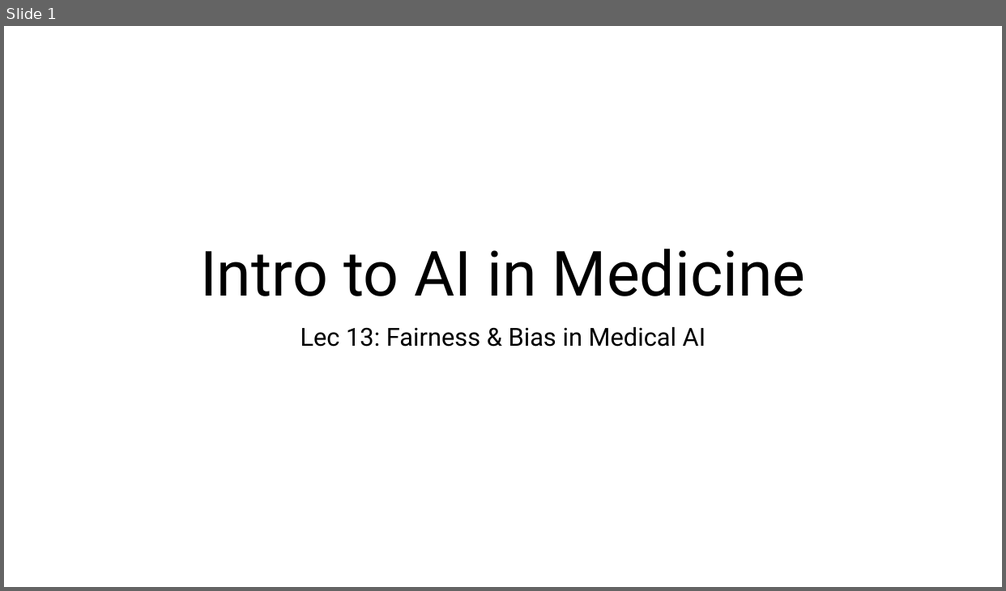
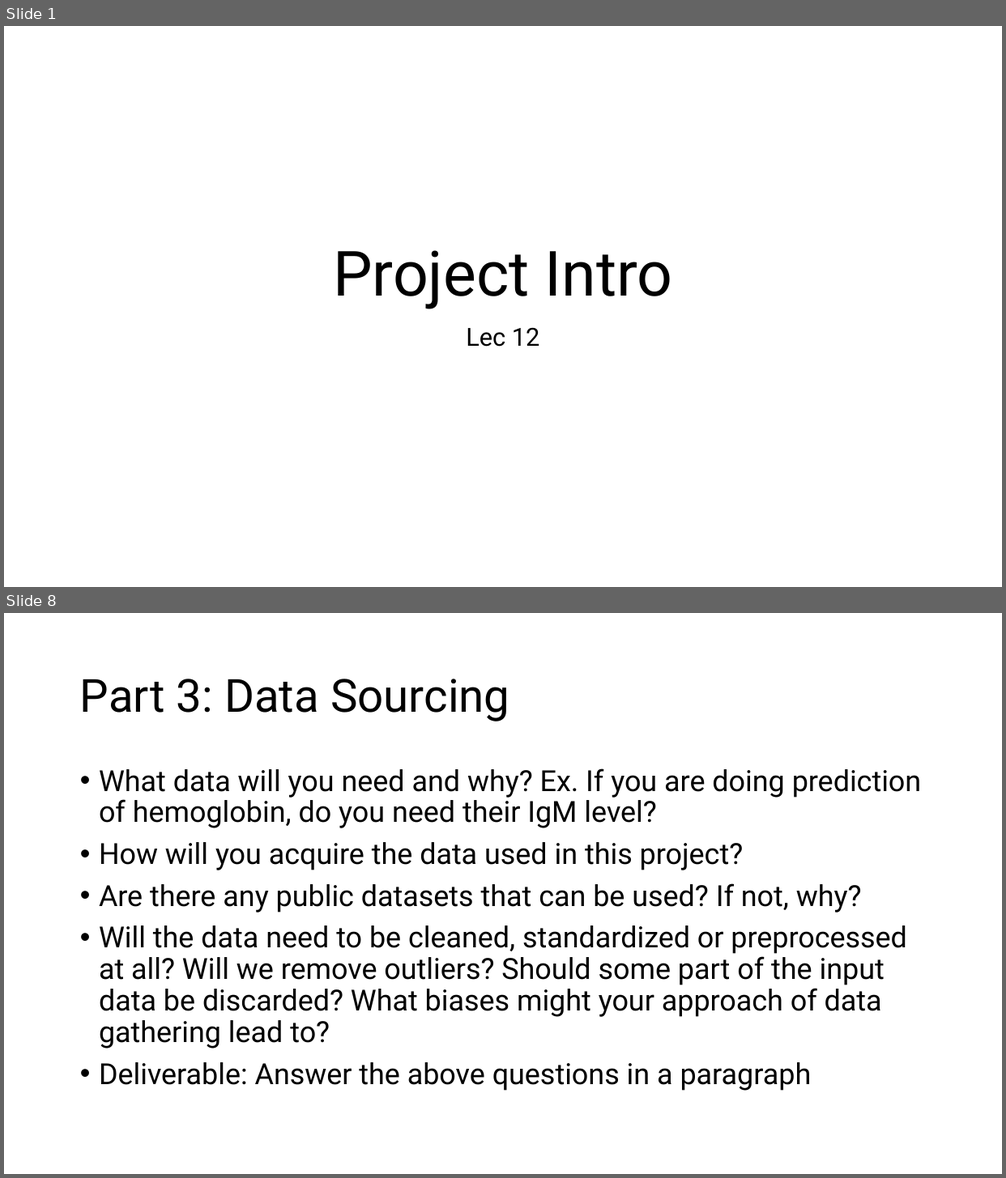
Before and after one commit to slostett/Intro_to_AI_in_Medicine_Course_Materials, a slide deck: Lecture Slides/Lec 13.pptx. Shown one above the other, each under a label of ours: slide 1 before the commit, slides 1 and 8 after it; the slides between them are not shown. The pictures are 1006x591 and 1006x1178 pixels, drawn with LibreOffice and Linux fonts; fonts in the diff are those of the drawing. Boxes give left, top, right and bottom in pixels: in the first picture for what was removed or moved away, otherwise in the second. Text is boxed around its words. In the diff, an @@ line names an element or a change of style, - is before the commit and + after.

```diff
--- a/Lecture Slides/Lec 13.pptx
+++ b/Lecture Slides/Lec 13.pptx
@@ slide 8 added at [4, 613, 1002, 1174], background #FFFFFF @@
@@ title added at [80, 679, 509, 722], 44 pt, text #000000 @@
+Part 3: Data Sourcing
@@ text added at [99, 769, 922, 1091], 28 pt, text #000000 @@
+• What data will you need and why? Ex. If you are doing prediction of hemoglobin, do you need their IgM level?
+• How will you acquire the data used in this project?
+• Are there any public datasets that can be used? If not, why?
+• Will the data need to be cleaned, standardized or preprocessed at all? Will we remove outliers? Should some part of the input data be discarded? What biases might your approach of data gathering lead to?
+• Deliverable: Answer the above questions in a paragraph
@@ slide 1 changed as well @@
@@ title at [333, 250, 673, 310]: text changed @@
-Intro to AI in Medicine
+Project Intro
@@ subtitle at [466, 327, 540, 347]: text changed @@
-Lec 13: Fairness & Bias in Medical AI
+Lec 12
```
Also in this commit, not shown: 1 other slide changed, 10 other slides added, 27 slides removed, 33 other files.
